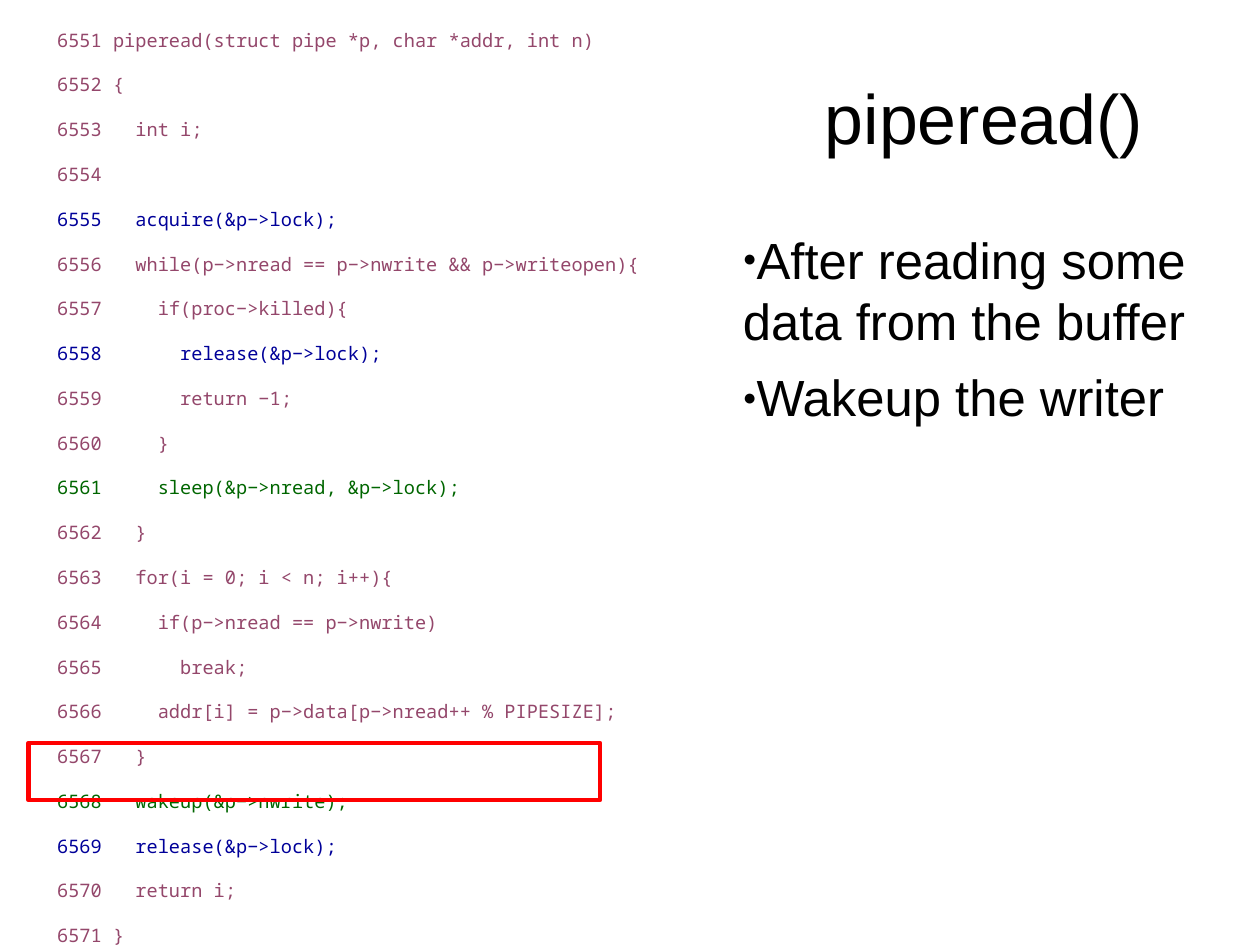
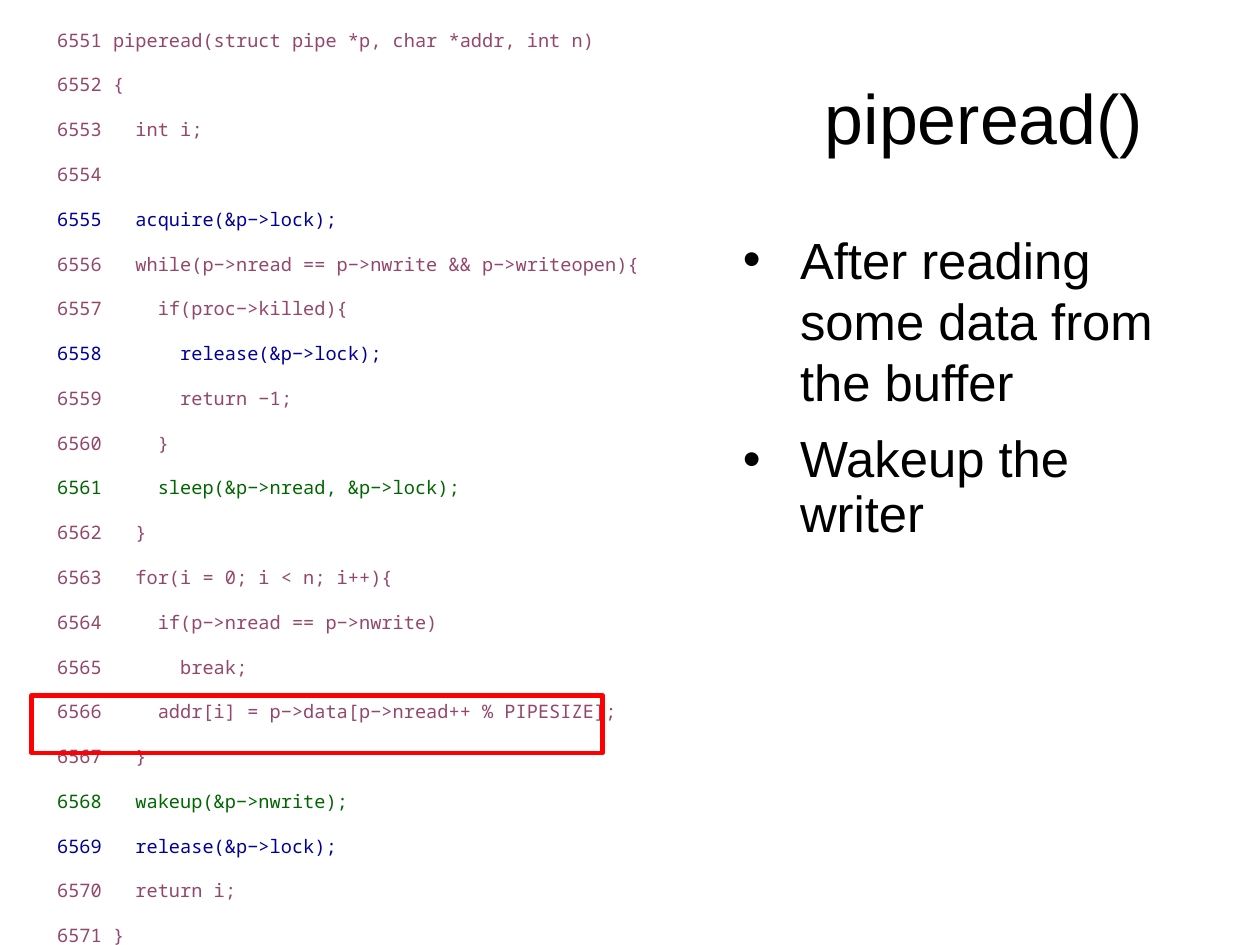
Before and after one commit to mars-research/cs5460, a slide deck: slide 109 of static/lectures/lecture13-synchronization/lecture13-synchronization.pptx (slide 110 before the commit). Drawn at 1260x945 pixels with LibreOffice and Linux fonts; fonts in the diff are those of the drawing. Boxes give left, top, right and bottom in pixels: in the first picture for what was removed or moved away, otherwise in the second. Text is boxed around its words. In the diff, an @@ line names an element or a change of style, - is before the commit and + after.

```diff
--- a/static/lectures/lecture13-synchronization/lecture13-synchronization.pptx
+++ b/static/lectures/lecture13-synchronization/lecture13-synchronization.pptx
@@ text "After reading some data from ..." at box(800, 242, 1153, 533): bullet ● to • @@
@@ freeform shape: place and size @@
-freeform shape at box(29, 743, 600, 800)
+freeform shape at box(31, 696, 603, 753)
```
Also in this commit, not shown: 14 other slides changed, 4 other files.
